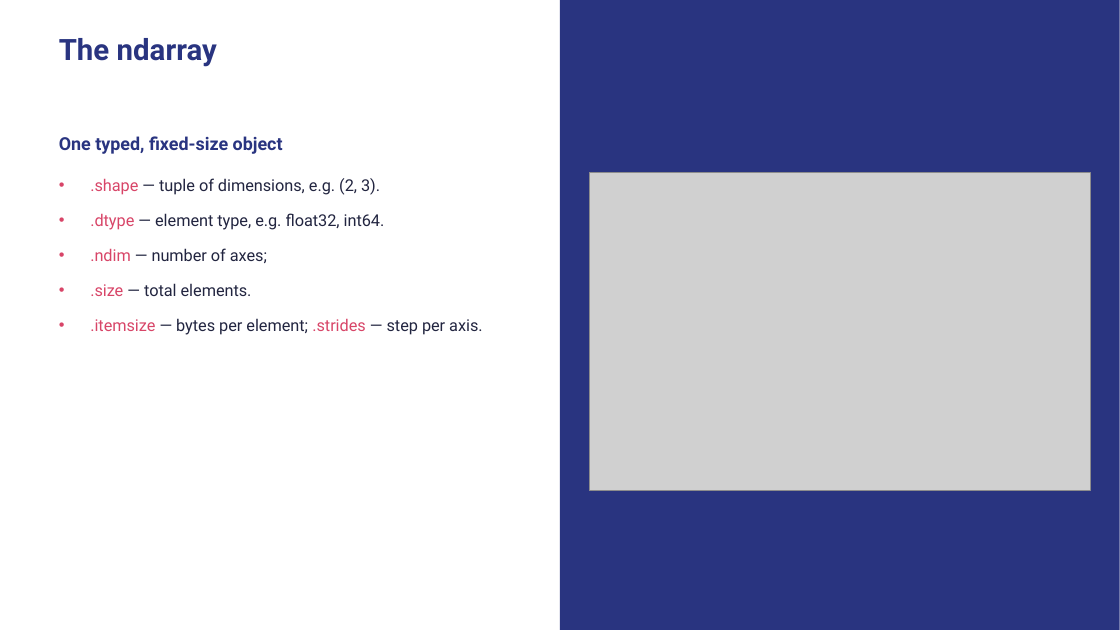
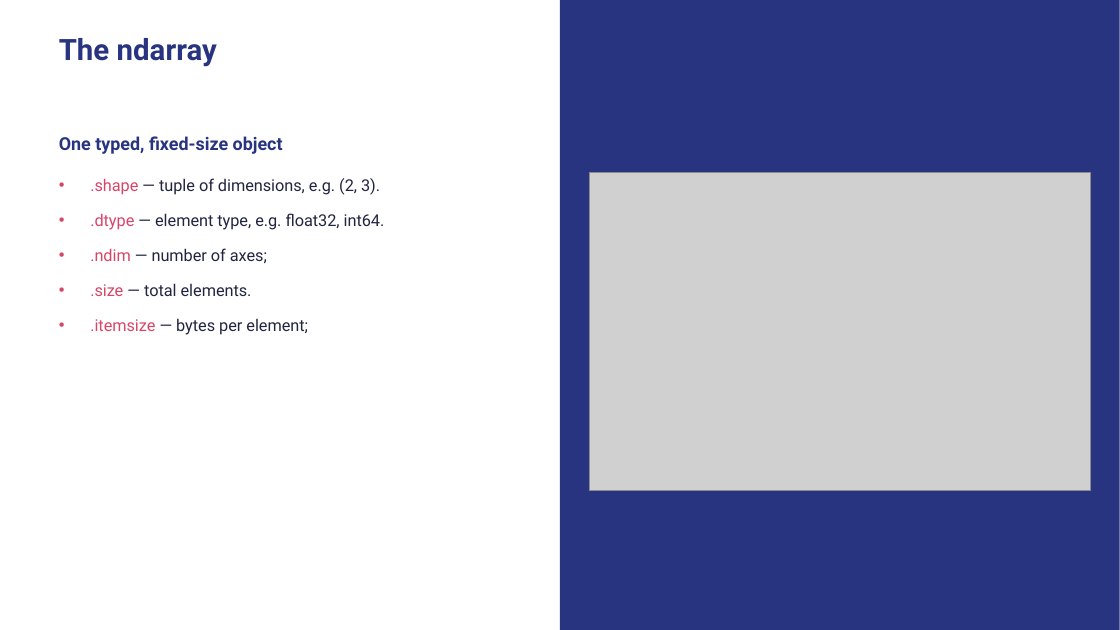
Before and after one commit to wg-training/wg-python-for-data-science-fundamental, a slide deck: slide 9 of slides/12 - Python in Data Science Introduction & Numpy.pptx (slide 10 before the commit). Drawn at 1120x630 pixels with LibreOffice and Linux fonts; fonts in the diff are those of the drawing; grey boxes stand for pictures. Boxes give left, top, right and bottom in pixels: in the first picture for what was removed or moved away, otherwise in the second. Text is boxed around its words. In the diff, an @@ line names an element or a change of style, - is before the commit and + after.

```diff
--- a/slides/12 - Python in Data Science Introduction & Numpy.pptx
+++ b/slides/12 - Python in Data Science Introduction & Numpy.pptx
@@ text at [90, 318, 308, 335]: text changed @@
-• .itemsize — bytes per element; .strides — step per axis.
+• .itemsize — bytes per element;
```
Also in this commit, not shown: 4 other slides changed, 6 slides added, 7 slides removed, 3 other files.
